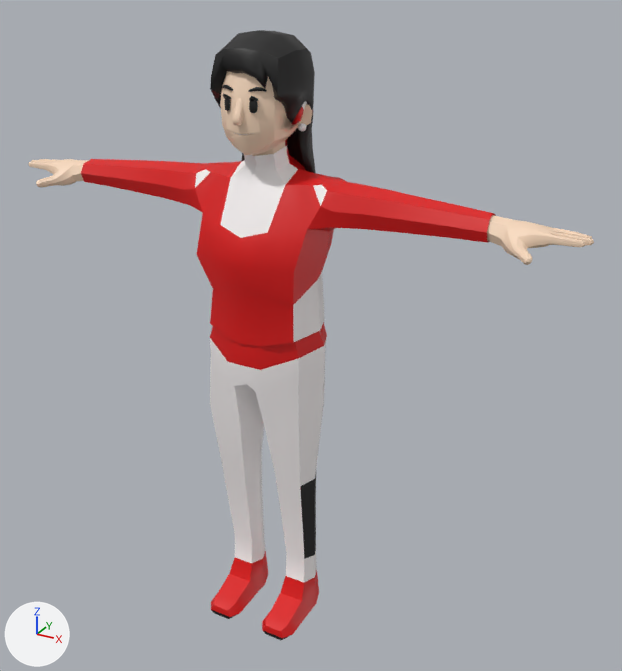
One commit to the FBX model Assets/HSBC/Character/HSBC_NPC_B.fbx: the scene before it, then after it.
Camera for both pictures: a 50 mm lens placed at (1.281, -2.049, 2.065), pointed at (0.105, 0.091, 0.995). Arrows for +X, +Y and +Z are at lower left; the lights stay in place. Vertices at the same position are counted once.

In view in the first picture: 'Tubuh'.
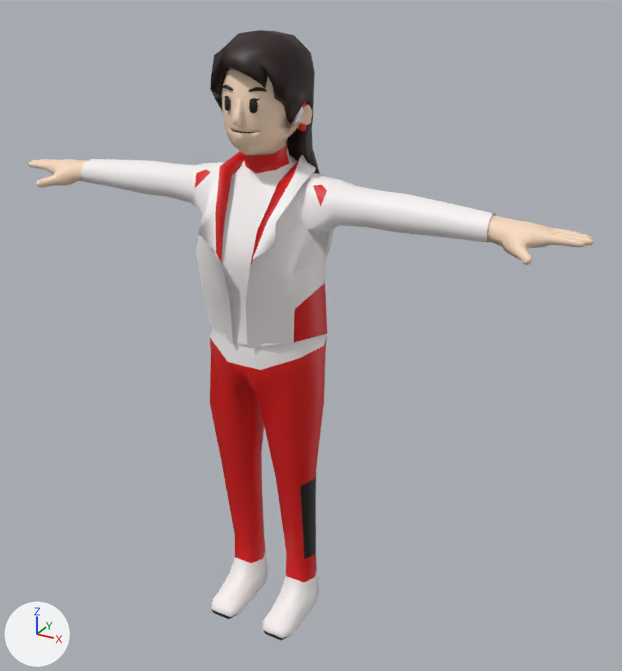
The newer file is also turned or shifted as a whole; pictures and numbers use the older file's frame.

Boxes [x1, y1, x2, y2] around the edits, measured in the pictures (622 x 671 px; the box of a moved part takes in the faces that stretch with it):
part 1 of me_cube_001, moved or reshaped: before [142, 40, 405, 232]; after [142, 40, 405, 348]
part 2 of me_cube_001, surface changed: [81, 64, 496, 638] in both

The change, as a list of edits to the scene's bpy script:
```text
Change me_cube_001:
    used by ob_tubuh; location = (0.0, -0.018, -0.001)
    remove me_cube_001.from_pydata(...)  # 2127 vertices, 2112 faces; spans x -0.92..0.92, y -0.15..0.18, z 0.0..1.89
    add me_cube_001.from_pydata(...)  # 2166 vertices, 2150 faces; spans x -0.92..0.92, y -0.15..0.2, z 0.0..1.89
    me_cube_001 part 1
    48 vertices are removed from x -0.34..0.34, y -0.1..0.11, z 1.39..1.74
    131 faces are deleted
    16 vertices in x -0.34..0.34, y -0.09..0.12, z 1.45..1.85 move by (0.0, -0.01, 0.0)
    12 vertices in x -0.33..0.33, y -0.08..0.16, z 1.44..1.66 move by (0.0, 0.01, 0.0)
    8 vertices in x -0.04..0.04, y -0.04, z 1.65 move by (0.0, 0.0, -0.01)
    7 vertices in x -0.13..0.13, y 0.1..0.16, z 1.45 move by (0.0, 0.04, -0.01)
    4 vertices in x -0.03..0.03, y -0.08..-0.04, z 1.65..1.84 move by (0.0, -0.01, -0.01)
    4 vertices in x 0.01..0.05, y -0.09, z 1.79..1.81 move by (0.0, -0.02, 0.0)
    32 vertices move from x -0.34..0.34, y -0.09..0.16, z 1.39..1.81 to x -0.34..0.34, y -0.11..0.18, z 1.38..1.81
    87 vertices are added at x -0.34..0.34, y -0.14..0.15, z 1.03..1.73
    169 new faces join them
    me_cube_001 part 2: 603 kept faces spanning x -0.67..0.67, y -0.15..0.2, z 0.0..1.89 get new texture (UV) coordinates
    me_cube_001 part 3: the surface is now shaded smooth
```
